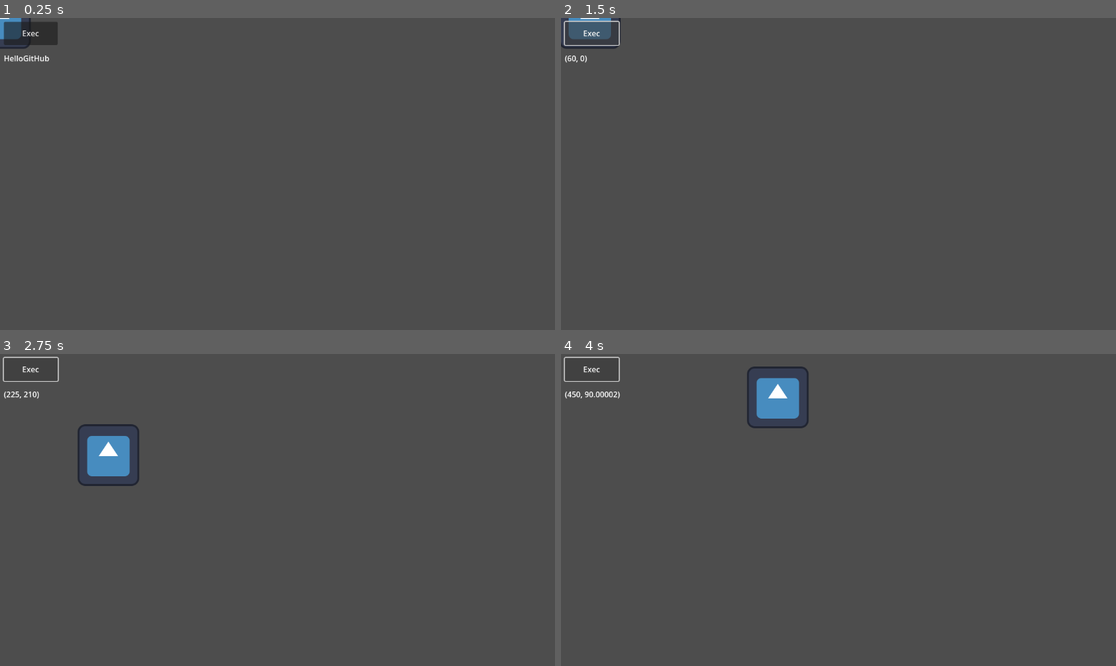
Above: before the commit, frames 1-4 (two rows, left to right).
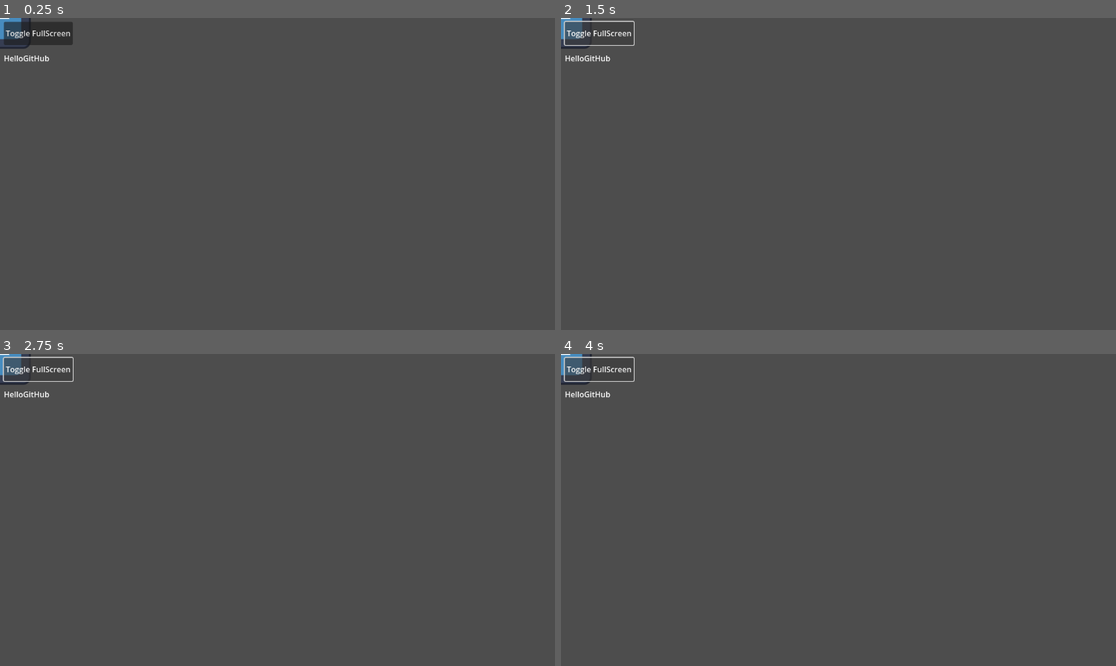
Above: after the commit, the same moments.

Repository: s3chrome/HelloGitHub
Game: Godot game, scene res://scenes/main.tscn
Same seed, same stepped clock (60 frames per second), same inputs: the game is played once before the commit and once after it. The engine's default icon, where the game draws it, is replaced by a stand-in: a white triangle on a blue panel in a dark square.
Inputs:
- Up to frame 1 (0.25 s): no input
- Up to frame 2 (1.5 s): click "Exec" (after the commit: "Toggle FullScreen") at 0.5 s; tap Enter at 1.25 s; hold Right (ui_right) from 1.28 s (still down)
- Up to frame 3 (2.75 s): release Right (ui_right) at 2.03 s; hold Down (ui_down) from 2.03 s (still down)
- Up to frame 4 (4 s): release Down (ui_down) at 2.78 s; hold Right (ui_right) 2.78-3.53 s; hold Up (ui_up) from 3.53 s (still down)

The runs differ from the first frame. In frame 1, 0.3% of the frame differs, in the area x 1-14%, y 1-9%; in frame 2, 0.7%; in frame 3, 1.8%; in frame 4, 1.8%, in the area x 0-45%, y 0-24%.

Commit message:
add light

Diff:
--- a/project.godot
+++ b/project.godot
@@ -13,19 +13,36 @@
 config/name="HelloGitHub"
 run/main_scene="res://scenes/main.tscn"
 config/features=PackedStringArray("4.2", "Mobile")
-run/low_processor_mode=true
-run/delta_smoothing=false
 config/icon="res://icon.svg"
 
-[display]
+[dotnet]
 
-window/vsync/vsync_mode=0
+project/assembly_name="HelloGitHub"
+
+[filesystem]
+
+import/blender/enabled=false
 
 [input]
 
 A={
 "deadzone": 0.5,
 "events": [Object(InputEventJoypadButton,"resource_local_to_scene":false,"resource_name":"","device":-1,"button_index":0,"pressure":0.0,"pressed":true,"script":null)
+]
+}
+B={
+"deadzone": 0.5,
+"events": [Object(InputEventJoypadButton,"resource_local_to_scene":false,"resource_name":"","device":-1,"button_index":1,"pressure":0.0,"pressed":true,"script":null)
+]
+}
+X={
+"deadzone": 0.5,
+"events": [Object(InputEventJoypadButton,"resource_local_to_scene":false,"resource_name":"","device":-1,"button_index":2,"pressure":0.0,"pressed":true,"script":null)
+]
+}
+Y={
+"deadzone": 0.5,
+"events": [Object(InputEventJoypadButton,"resource_local_to_scene":false,"resource_name":"","device":-1,"button_index":3,"pressure":0.0,"pressed":true,"script":null)
 ]
 }
 Start={
@@ -43,7 +60,47 @@
 "events": [Object(InputEventJoypadButton,"resource_local_to_scene":false,"resource_name":"","device":-1,"button_index":5,"pressure":0.0,"pressed":true,"script":null)
 ]
 }
+Up={
+"deadzone": 0.5,
+"events": [Object(InputEventJoypadButton,"resource_local_to_scene":false,"resource_name":"","device":-1,"button_index":11,"pressure":0.0,"pressed":true,"script":null)
+]
+}
+Down={
+"deadzone": 0.5,
+"events": [Object(InputEventJoypadButton,"resource_local_to_scene":false,"resource_name":"","device":-1,"button_index":12,"pressure":0.0,"pressed":true,"script":null)
+]
+}
+Left={
+"deadzone": 0.5,
+"events": [Object(InputEventJoypadButton,"resource_local_to_scene":false,"resource_name":"","device":-1,"button_index":13,"pressure":0.0,"pressed":true,"script":null)
+]
+}
+Right={
+"deadzone": 0.5,
+"events": [Object(InputEventJoypadButton,"resource_local_to_scene":false,"resource_name":"","device":-1,"button_index":14,"pressure":0.0,"pressed":true,"script":null)
+]
+}
+LUp={
+"deadzone": 0.5,
+"events": [Object(InputEventJoypadMotion,"resource_local_to_scene":false,"resource_name":"","device":-1,"axis":1,"axis_value":-1.0,"script":null)
+]
+}
+LDown={
+"deadzone": 0.5,
+"events": [Object(InputEventJoypadMotion,"resource_local_to_scene":false,"resource_name":"","device":-1,"axis":1,"axis_value":1.0,"script":null)
+]
+}
+LLeft={
+"deadzone": 0.5,
+"events": [Object(InputEventJoypadMotion,"resource_local_to_scene":false,"resource_name":"","device":-1,"axis":0,"axis_value":-1.0,"script":null)
+]
+}
+LRight={
+"deadzone": 0.5,
+"events": [Object(InputEventJoypadMotion,"resource_local_to_scene":false,"resource_name":"","device":-1,"axis":0,"axis_value":1.0,"script":null)
+]
+}
 
 [rendering]
 
-renderer/rendering_method="gl_compatibility"
+renderer/rendering_method="mobile"
--- a/scenes/main.gd
+++ b/scenes/main.gd
@@ -1,4 +1,5 @@
 extends Node2D
+## Webエクスポートあれこれ
 
 const SPEED = 300.0
 
@@ -7,13 +8,13 @@
 
 # Called when the node enters the scene tree for the first time.
 func _ready() -> void:
-	$Button.pressed.connect(my_func)
+	$Button.pressed.connect(toggleFullScreen)
 	pass # Replace with function body.
 
 
 # Called every frame. 'delta' is the elapsed time since the previous frame.
 func _process(delta: float) -> void:
-	var dir = Input.get_vector("ui_left", "ui_right", "ui_up", "ui_down")
+	var dir = Input.get_vector("LLeft", "LRight", "LUp", "LDown")
 	if dir:
 		player.position += dir * SPEED * delta
 		label.text = "%s" % player.position
@@ -26,23 +27,27 @@
 	if Input.is_action_just_pressed("Home"):
 		label.text = "press Home"
 
-func my_func():
-	#DisplayServer.window_set_mode(DisplayServer.WINDOW_MODE_WINDOWED)
-	#DisplayServer.window_set_mode(DisplayServer.WINDOW_MODE_FULLSCREEN)
-	JavaScriptBridge.eval("""
-	document.documentElement.requestFullscreen();
-	""")
-	#JavaScriptBridge.eval("""
-	#document.exitFullscreen();
-	#""")
+func toggleFullScreen():
+	if OS.has_feature('web'):
+		JavaScriptBridge.eval("""
+		if(!document.fullscreenElement){
+		document.documentElement.requestFullscreen();}
+		else if(document.exitFullscreen){
+		document.exitFullscreen();}
+		""")
+	else:
+		if DisplayServer.window_get_mode() != DisplayServer.WINDOW_MODE_FULLSCREEN:
+			DisplayServer.window_set_mode(DisplayServer.WINDOW_MODE_FULLSCREEN)
+		else:
+			DisplayServer.window_set_mode(DisplayServer.WINDOW_MODE_WINDOWED)
 
 	#
-	if OS.has_feature('web'):
-		JavaScriptBridge.eval("""
-			console.log('The JavaScriptBridge singleton is available')
-		""")
-	else:
-		print("The JavaScriptBridge singleton is NOT available")
+	#if OS.has_feature('web'):
+		#JavaScriptBridge.eval("""
+			#console.log('The JavaScriptBridge singleton is available')
+		#""")
+	#else:
+		#print("The JavaScriptBridge singleton is NOT available")
 
 	#
 	#JavaScriptBridge.eval("alert('Calling JavaScript per GDScript!');")
@@ -52,9 +57,9 @@
 	# string to String
 	# ArrayBuffer,TypedArray,DataView to PackedByteArray
 	# other to null
-	var js_return = JavaScriptBridge.eval("var myNumber = 1; myNumber + 2;")
-	print(js_return) # prints '3.0'
+	#var js_return = JavaScriptBridge.eval("var myNumber = 1; myNumber + 2;")
+	#print(js_return) # prints '3.0'
 
 	# execute in global execution context,
 	# thus adding a new JavaScript global variable `SomeGlobal`
-	JavaScriptBridge.eval("var SomeGlobal = {};", true)
+	#JavaScriptBridge.eval("var SomeGlobal = {};", true)
--- a/scenes/main.tscn
+++ b/scenes/main.tscn
@@ -21,4 +21,4 @@
 offset_top = 8.0
 offset_right = 120.0
 offset_bottom = 56.0
-text = "Exec"
+text = "Toggle FullScreen"
